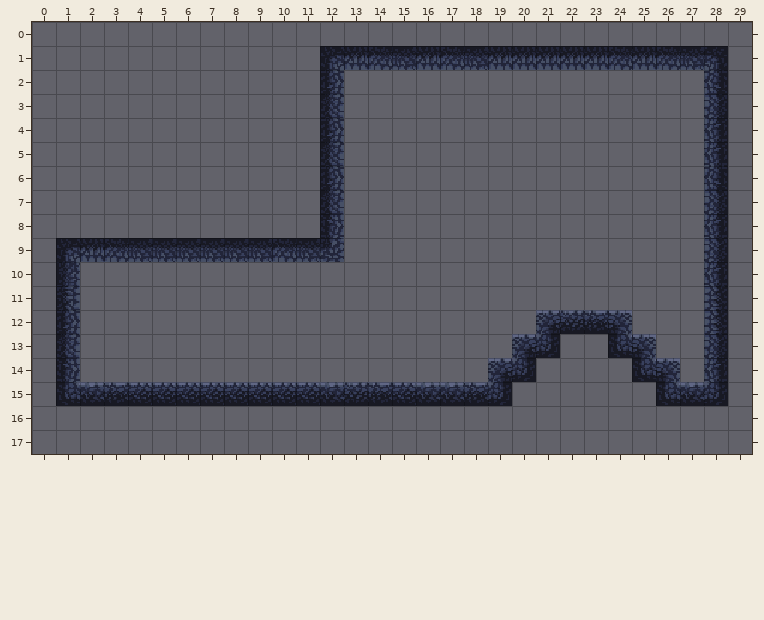
Level history. Tiled map: assets/game/tutorial_map.tmx. The picture above was drawn from the file before the commit.
Cells are 16x16 px. Shown: x 0..29, y 0..17.
Once edited:
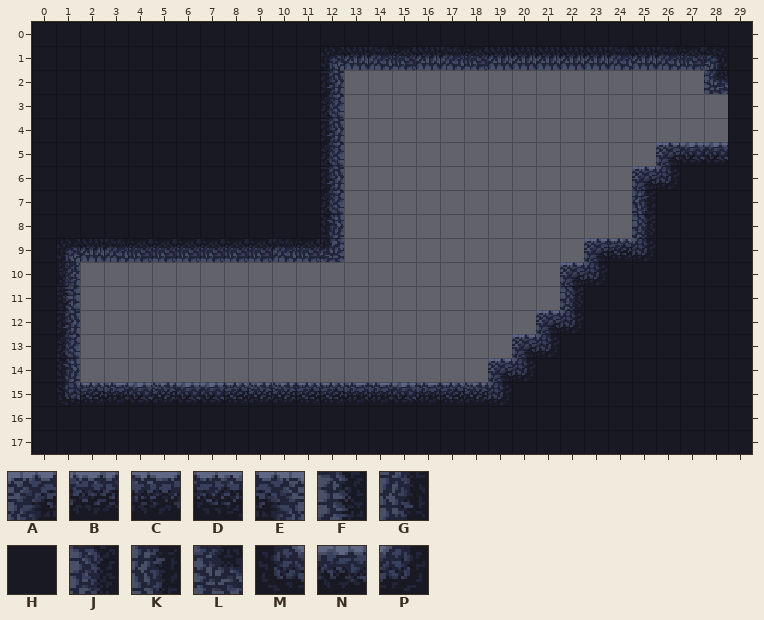
Key: from "main_tileset": A 13, B 14, C 15, D 16, E 17, F 25, G 35, H 39, J 47, K 59, L 61, M 67, N 68, P 71.
_ is an empty cell, . an unchanged one.
Change:
--- layer "MainCollision"
@@ x 2..28 @@
- 2 ..........................G
- 3 ..........................J
- 4 ..........................K
- 5 ........................__K
- 6 .......................__.G
- 7 ......................._..J
- 8 ......................._..K
- 9 .....................___..J
-10 ....................__....K
-11 ...................._.....F
-12 ....................BCE...F
-13 ......................ME..J
-14 .......................ME.K
-15 N.DDDD.DD.NB.DNNC.......MNP
+ 2 ..........................L
+ 3 .........................._
+ 4 .........................._
+ 5 ........................ANN
+ 6 .......................AP._
+ 7 .......................K.._
+ 8 .......................J.._
+ 9 .....................ADP.._
+10 ....................AP...._
+11 ....................J....._
+12 ....................P__..._
+13 ......................__.._
+14 .......................__._
+15 D.NBNN.BB.DC.NCDB.......___
--- layer "NoCollision"
@@ x 0..29 @@
- 0 ______________________________
- 1 ____________................._
- 2 ____________................._
- 3 ____________................._
- 4 ____________................._
- 5 ____________................._
- 6 ____________...............___
- 7 ____________..............____
- 8 ____________..............____
- 9 _.........................____
-10 _.......................______
-11 _......................_______
-12 _......................_______
-13 _.....................________
-14 _...................._________
-15 _...................__________
-16 ______________________________
-17 ______________________________
+ 0 HHHHHHHHHHHHHHHHHHHHHHHHHHHHHH
+ 1 HHHHHHHHHHHH.................H
+ 2 HHHHHHHHHHHH.................H
+ 3 HHHHHHHHHHHH.................H
+ 4 HHHHHHHHHHHH.................H
+ 5 HHHHHHHHHHHH.................H
+ 6 HHHHHHHHHHHH...............HHH
+ 7 HHHHHHHHHHHH..............HHHH
+ 8 HHHHHHHHHHHH..............HHHH
+ 9 H.........................HHHH
+10 H.......................HHHHHH
+11 H......................HHHHHHH
+12 H......................HHHHHHH
+13 H.....................HHHHHHHH
+14 H....................HHHHHHHHH
+15 H...................HHHHHHHHHH
+16 HHHHHHHHHHHHHHHHHHHHHHHHHHHHHH
+17 HHHHHHHHHHHHHHHHHHHHHHHHHHHHHH
Changed places in both pictures, as pixel boxes (x1, y1, x2, y2):
changed: (32, 22, 752, 454)
